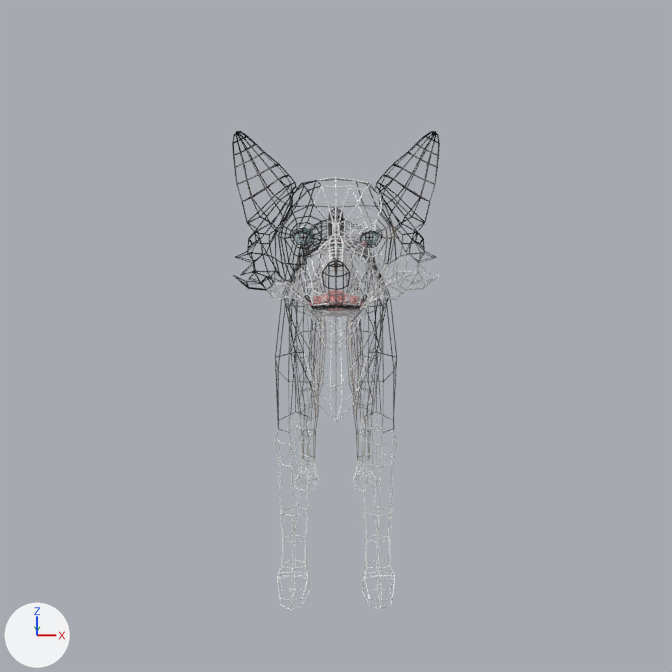
Renders of the Blender file maverick.blend from each side of a commit.
Camera for both pictures: the file's camera 'Camera.002'. Lighting does not change. The marker at lower left points along +X, +Y and +Z.

Objects in the first picture: 'Body'.
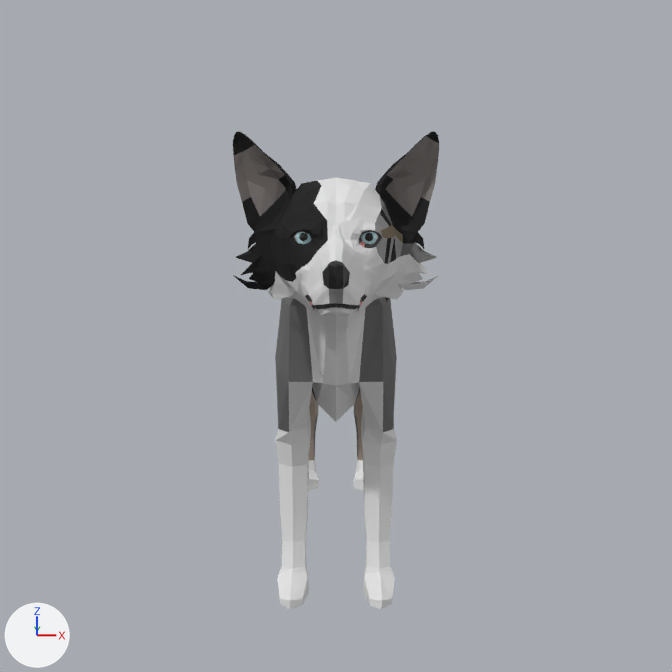
Where the change shows, as pixel boxes (x1, y1, x2, y2) in the pictures (672 x 672 px):
'Body', modifiers changed
    before: (232, 131, 440, 610)
    after: (233, 132, 439, 609)

The change, as a diff of the scene's bpy script:
```diff
--- a/maverick.blend.py
+++ b/maverick.blend.py
@@ ob_body @@
 ob_body.scale = (0.436, 0.436, 0.436)
-_m = ob_body.modifiers.new('Wireframe', 'WIREFRAME')
```
